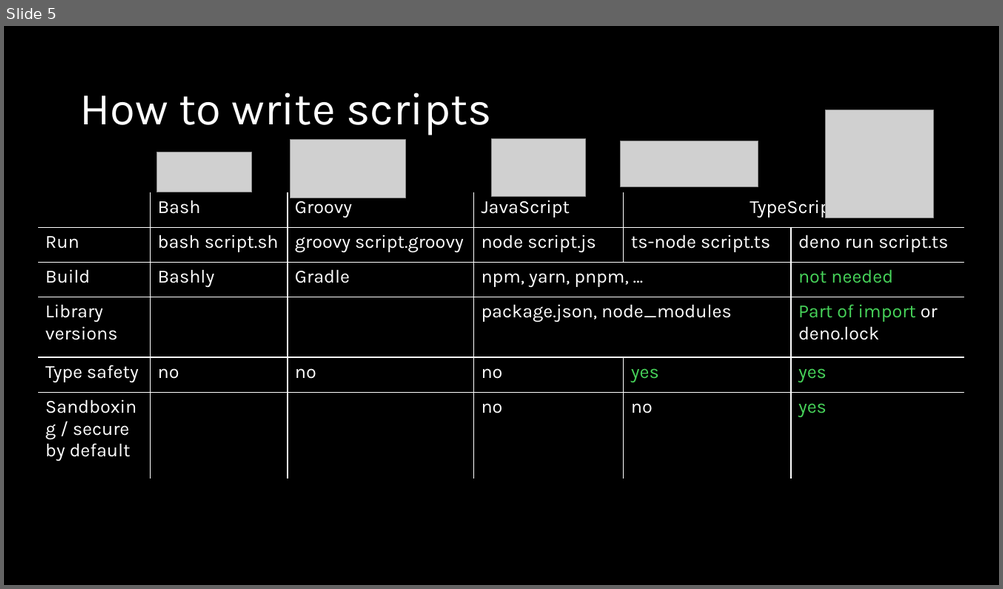
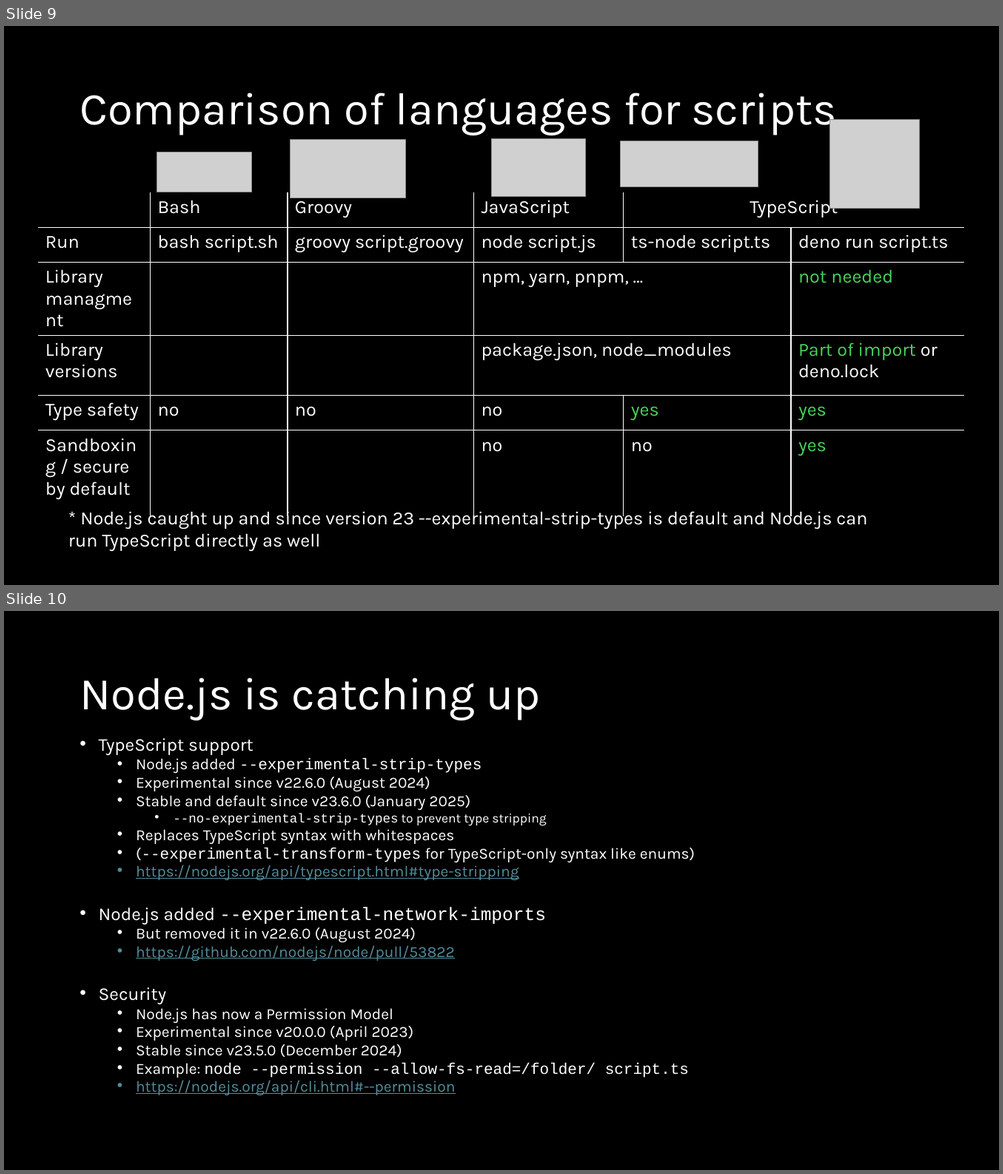
Before and after one commit to MichiSpebach/denoexamples, a slide deck: presentation.pptx. Shown one above the other, each under a label of ours: slide 5 before the commit, slides 9 and 10 after it. The pictures are 1003x589 and 1003x1174 pixels, drawn with LibreOffice and Linux fonts; fonts in the diff are those of the drawing; grey boxes stand for pictures. Boxes give left, top, right and bottom in pixels: in the first picture for what was removed or moved away, otherwise in the second. Text is boxed around its words. In the diff, an @@ line names an element or a change of style, - is before the commit and + after.

```diff
--- a/presentation.pptx
+++ b/presentation.pptx
@@ slide 10 added at (x1=4, y1=611, x2=999, y2=1170), background #000000 @@
@@ title added at (x1=79, y1=678, x2=540, y2=721), 44 pt, text #FFFFFF @@
+Node.js is catching up
@@ text added at (x1=99, y1=738, x2=694, y2=1096), 15 pt, text #FFFFFF @@
+• TypeScript support
+  • Node.js added --experimental-strip-types
+  • Experimental since v22.6.0 (August 2024)
+  • Stable and default since v23.6.0 (January 2025)
+    • --no-experimental-strip-types to prevent type stripping
+  • Replaces TypeScript syntax with whitespaces
+  • (--experimental-transform-types for TypeScript-only syntax like enums)
+  • https://nodejs.org/api/typescript.html#type-stripping
+• Node.js added --experimental-network-imports
+  • But removed it in v22.6.0 (August 2024)
+  • https://github.com/nodejs/node/pull/53822
+• Security
+  • Node.js has now a Permission Model
+  • Experimental since v20.0.0 (April 2023)
+  • Stable since v23.5.0 (December 2024)
+  • Example: node --permission --allow-fs-read=/folder/ script.ts
+  • https://nodejs.org/api/cli.html#--permission
@@ what was slide 5 is now slide 9 @@
@@ slide 9 changed as well @@
@@ title at (x1=79, y1=93, x2=836, y2=136): text changed @@
-How to write scripts
+Comparison of languages for scripts
@@ picture resized from (x1=825, y1=110, x2=933, y2=218) to (x1=830, y1=119, x2=919, y2=209) @@
@@ table at (x1=38, y1=192, x2=965, y2=503) @@
-row 3: Build | Bashly | Gradle | npm, yarn, pnpm, … |  | not needed
+row 3: Library managment |  |  | npm, yarn, pnpm, … |  | not needed
@@ text added at (x1=68, y1=508, x2=867, y2=551), 18 pt, text #FFFFFF @@
+* Node.js caught up and since version 23 --experimental-strip-types is default and Node.js can run TypeScript directly as well
```
Also in this commit, not shown: 4 other slides changed, 5 other slides added, 1 slide removed, 1 other file.
